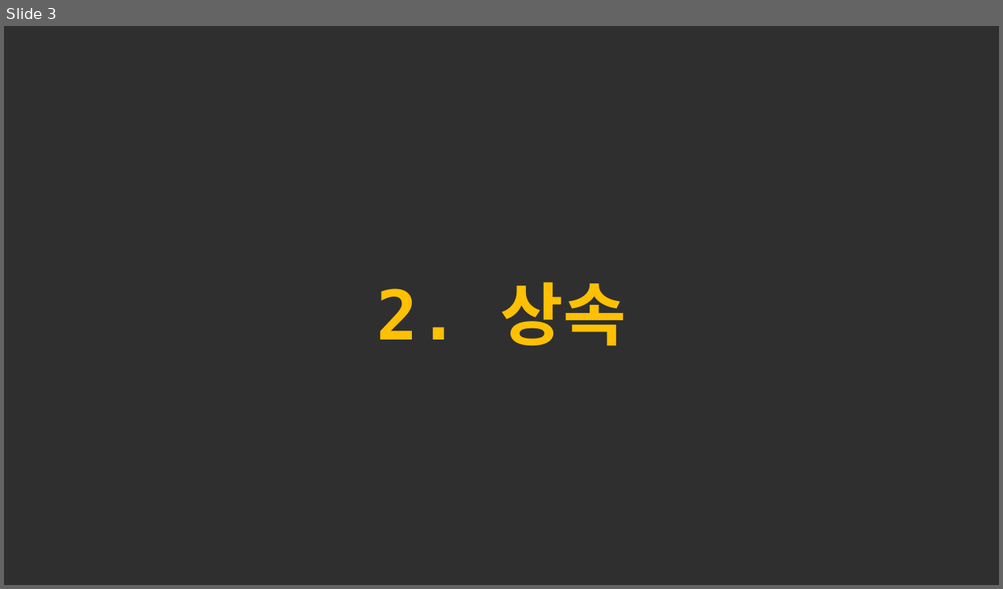
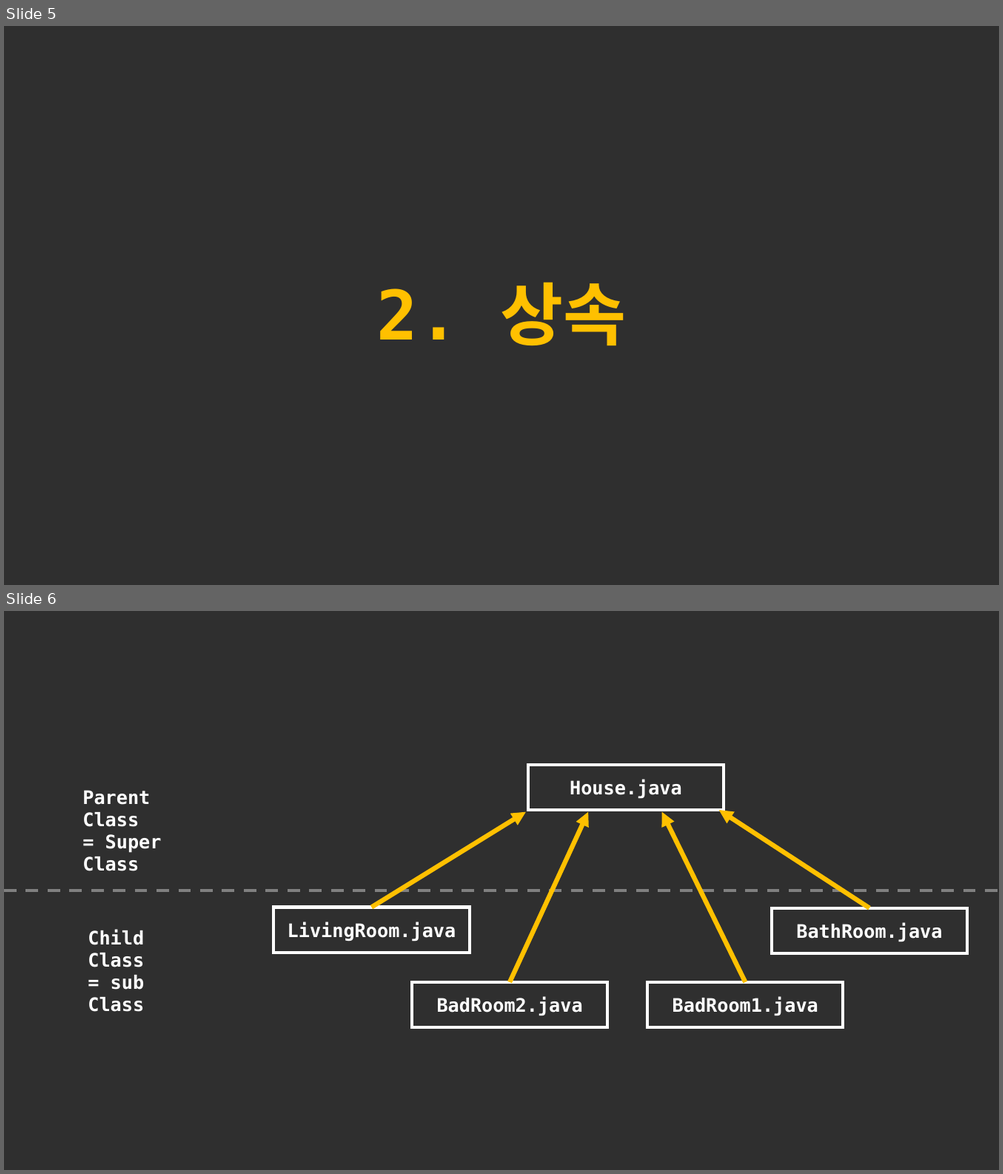
Before and after one commit to forwdevel/Full-Stack, a slide deck: 객체이론정리_2.pptx. Shown one above the other, each under a label of ours: slide 3 before the commit, slides 5 and 6 after it. The pictures are 1003x589 and 1003x1174 pixels, drawn with LibreOffice and Linux fonts; fonts in the diff are those of the drawing. Boxes give left, top, right and bottom in pixels: in the first picture for what was removed or moved away, otherwise in the second. Text is boxed around its words. In the diff, an @@ line names an element or a change of style, - is before the commit and + after.

```diff
--- a/객체이론정리_2.pptx
+++ b/객체이론정리_2.pptx
@@ slide 6 added at [4, 611, 999, 1170], background #2F2F2F @@
@@ rectangle added at [528, 765, 723, 810], outline #FFFFFF 3 pt, 18 pt, text #FFFFFF, bold @@
+House.java
@@ text added at [82, 790, 162, 871], 18 pt, text #FFFFFF, bold @@
+Parent Class
+= Super Class
@@ arrow added from (870, 908) to (719, 810), #FFC000 4.5 pt @@
@@ arrow added from (372, 907) to (526, 812), #FFC000 4.5 pt @@
@@ arrow added from (510, 982) to (588, 812), #FFC000 4.5 pt @@
@@ arrow added from (745, 982) to (662, 812), #FFC000 4.5 pt @@
@@ line added from (4, 891) to (999, 891), #808080 3 pt dashed @@
@@ rectangle added at [273, 907, 469, 953], outline #FFFFFF 3 pt, 18 pt, text #FFFFFF, bold @@
+LivingRoom.java
@@ rectangle added at [771, 908, 967, 954], outline #FFFFFF 3 pt, 18 pt, text #FFFFFF, bold @@
+BathRoom.java
@@ text added at [88, 929, 145, 1012], 18 pt, text #FFFFFF, bold @@
+Child Class
+= sub Class
@@ rectangle added at [412, 982, 608, 1028], outline #FFFFFF 3 pt, 18 pt, text #FFFFFF, bold @@
+BadRoom2.java
@@ rectangle added at [647, 982, 842, 1028], outline #FFFFFF 3 pt, 18 pt, text #FFFFFF, bold @@
+BadRoom1.java
@@ what was slide 3 is now slide 5 @@
```
Also in this commit, not shown: 2 slides changed, 7 other slides added, 1 other file.
